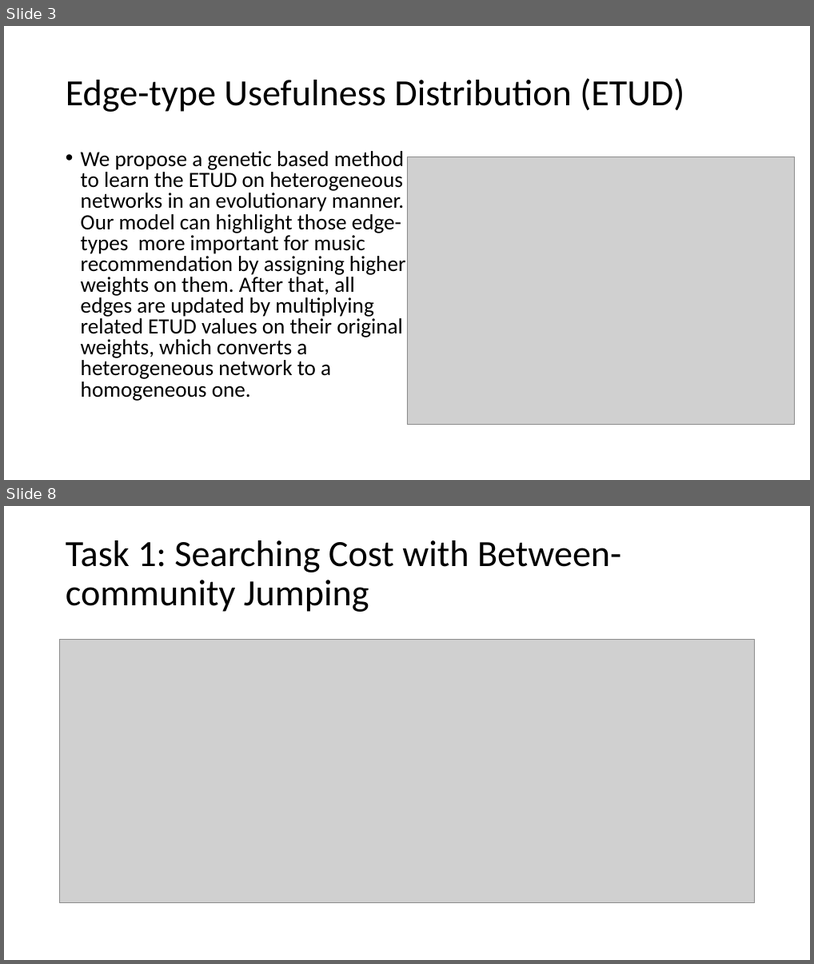
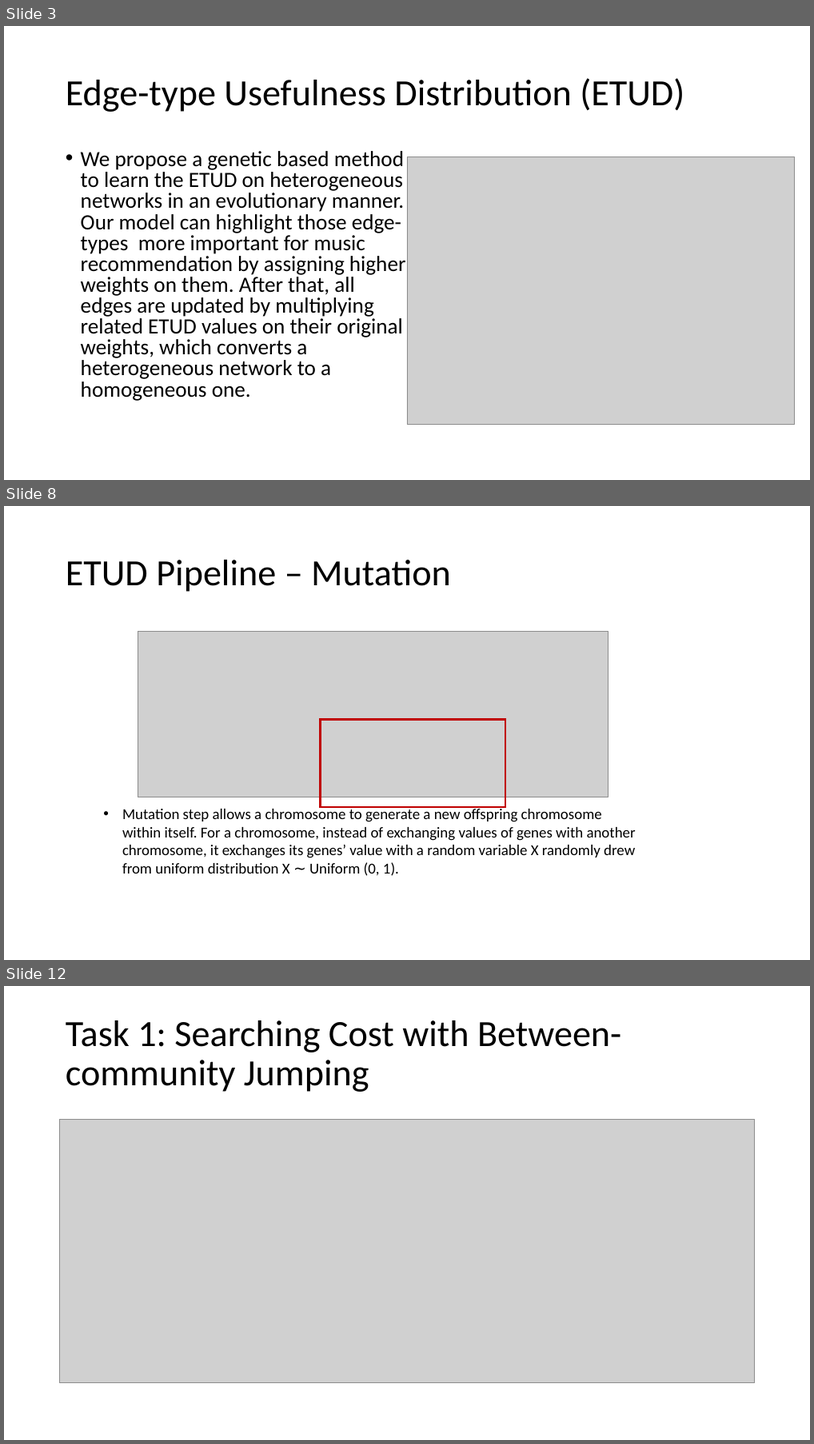
Before and after one commit to RoyZhengGao/RoyZhengGao-old.github.io, a slide deck: files/iconference-2022.pptx. Shown one above the other, each under a label of ours: slides 3 and 8 before the commit, slides 3, 8 and 12 after it; the slides between them are not shown. The pictures are 814x964 and 814x1444 pixels, drawn with LibreOffice and Linux fonts; fonts in the diff are those of the drawing; grey boxes stand for pictures. Boxes give left, top, right and bottom in pixels: in the first picture for what was removed or moved away, otherwise in the second. Text is boxed around its words. In the diff, an @@ line names an element or a change of style, - is before the commit and + after.

```diff
--- a/files/iconference-2022.pptx
+++ b/files/iconference-2022.pptx
@@ slide 8 added at (4, 506, 810, 960), background #FFFFFF @@
@@ title added at (66, 560, 451, 592), 44 pt, text #000000 @@
+ETUD Pipeline – Mutation
@@ picture added at (138, 632, 608, 797) @@
@@ rectangle added at (320, 720, 506, 807), outline #C00000 2.5 pt @@
@@ text added at (122, 806, 636, 876), 18 pt, text #000000 @@
+• Mutation step allows a chromosome to generate a new offspring chromosome within itself. For a chromosome, instead of exchanging values of genes with another chromosome, it exchanges its genes’ value with a random variable X randomly drew from uniform distribution X ∼ Uniform (0, 1).
@@ what was slide 8 is now slide 12 @@
```
Also in this commit, not shown: 3 slides changed, 5 other slides added, 2 slides removed, 3 other files.
